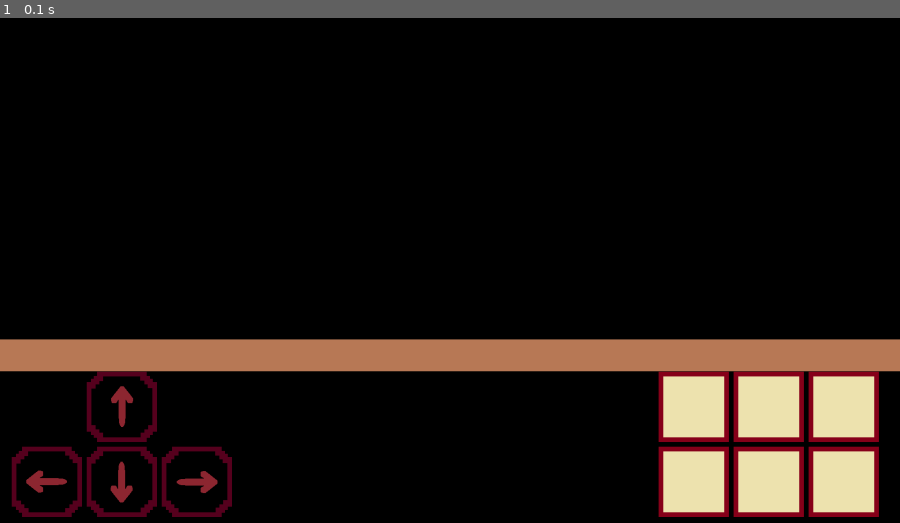
Above: before the commit, frame 1.
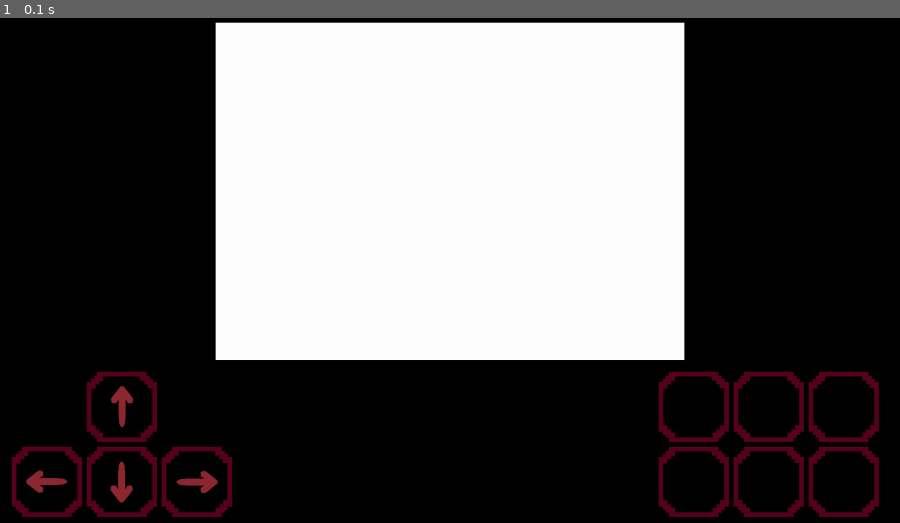
Above: after the commit, the same moment.

Repository: AJHS-Kelley/8b-ajhs-game-programming-23-24-ScullFoxx
Game: pygame game, started from gaming_excercises/09_finalProject/finalProject.py
Same seed, same stepped clock (60 frames per second), same inputs: the game is played once before the commit and once after it.
Inputs:
- Up to frame 1 (0.1 s): no input

The runs differ from the first frame. In frame 1, 46% of the frame differs, in the area x 0-100%, y 0-99%.

Commit message:
Added some more block out objects

Diff:
--- a/gaming_excercises/09_finalProject/finalProject.py
+++ b/gaming_excercises/09_finalProject/finalProject.py
@@ -8,9 +8,25 @@
 if resolution == 0:
     x = 800
     y = 600
+    xButOp1 = 100
+    yButOp1 = 500
+    xButOp2 = 1
+    yButOp2 = 1
+    xButOp3 = 1
+    xSlotOp1 = 1
+    xSlotOp2 = 1
+    xSlotOp3 = 1
 elif resolution == 1:
     x = 1920
     y = 1080
+    xButOp1 = 260
+    yButOp1 = 830
+    xButOp2 = 100
+    yButOp2 = 990
+    xButOp3 = 420
+    xSlotOp1 = 1800
+    xSlotOp2 = 1640
+    xSlotOp3 = 1480
 
 screen = pygame.display.set_mode((x, y))
 
@@ -34,27 +50,29 @@
 barSurf = pygame.image.load('img/bar.png')
 barRect = barSurf.get_rect(topleft = (0,730))
 button1Surf = pygame.image.load('img/buttonUp.png')
-button1Rect = button1Surf.get_rect(center = (260, 830))
+button1Rect = button1Surf.get_rect(center = (xButOp1, yButOp1))
 button2Surf = pygame.image.load('img/buttonDown.png')
-button2Rect = button2Surf.get_rect(center = (260, 990))
+button2Rect = button2Surf.get_rect(center = (xButOp1, yButOp2))
 button3Surf = pygame.image.load('img/buttonLeft.png')
-button3Rect = button3Surf.get_rect(center = (100, 990))
+button3Rect = button3Surf.get_rect(center = (xButOp2, yButOp2))
 button4Surf = pygame.image.load('img/buttonRight.png')
-button4Rect = button4Surf.get_rect(center = (420, 990))
+button4Rect = button4Surf.get_rect(center = (xButOp3, yButOp2))
 slot1Surf = pygame.image.load('img/slot.png')
-slot1Rect = slot1Surf.get_rect(center = (1800, 990))
+slot1Rect = slot1Surf.get_rect(center = (xSlotOp1, yButOp2))
 slot2Surf = pygame.image.load('img/slot.png')
-slot2Rect = slot2Surf.get_rect(center = (1800, 830))
+slot2Rect = slot2Surf.get_rect(center = (xSlotOp1, yButOp1))
 slot3Surf = pygame.image.load('img/slot.png')
-slot3Rect = slot3Surf.get_rect(center = (1640, 830))
+slot3Rect = slot3Surf.get_rect(center = (xSlotOp2, yButOp1))
 slot4Surf = pygame.image.load('img/slot.png')
-slot4Rect = slot4Surf.get_rect(center = (1640, 990))
+slot4Rect = slot4Surf.get_rect(center = (xSlotOp2, yButOp2))
 slot5Surf = pygame.image.load('img/slot.png')
-slot5Rect = slot5Surf.get_rect(center = (1480, 990))
+slot5Rect = slot5Surf.get_rect(center = (xSlotOp3, yButOp2))
 slot6Surf = pygame.image.load('img/slot.png')
-slot6Rect = slot5Surf.get_rect(center = (1480, 830))
-rulerSurf = pygame.image.load('img/stick.png')
-rulerRect = rulerSurf.get_rect(center = (900, 720))
+slot6Rect = slot5Surf.get_rect(center = (xSlotOp3, yButOp1))
+#rulerSurf = pygame.image.load('img/stick.png')
+#rulerRect = rulerSurf.get_rect(topleft = (0, 720))
+gameScreen = pygame.image.load('img/gameScreen2.png')
+gameRect = gameScreen.get_rect(bottomleft = (460,730))
 while True:
     for event in pygame.event.get():
         if event.type == pygame.QUIT:
@@ -71,8 +89,8 @@
     screen.blit(slot4Surf, slot4Rect)
     screen.blit(slot5Surf, slot5Rect)
     screen.blit(slot6Surf, slot6Rect)
-    screen.blit(rulerSurf, rulerRect)
-
+ #   screen.blit(rulerSurf, rulerRect)
+    screen.blit(gameScreen, gameRect)
 
 
 
Binary file added: Images/nuki.PNG
Binary file added: img/gameScreen2.png
Binary file added: img/gamescreen.png
Binary file changed: img/slot.png
